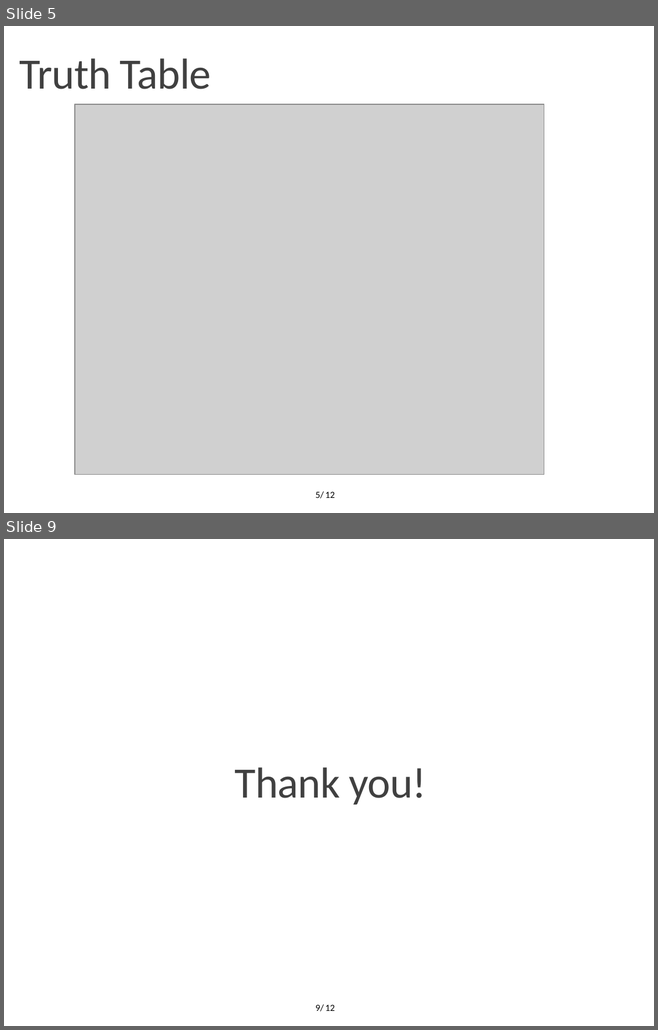
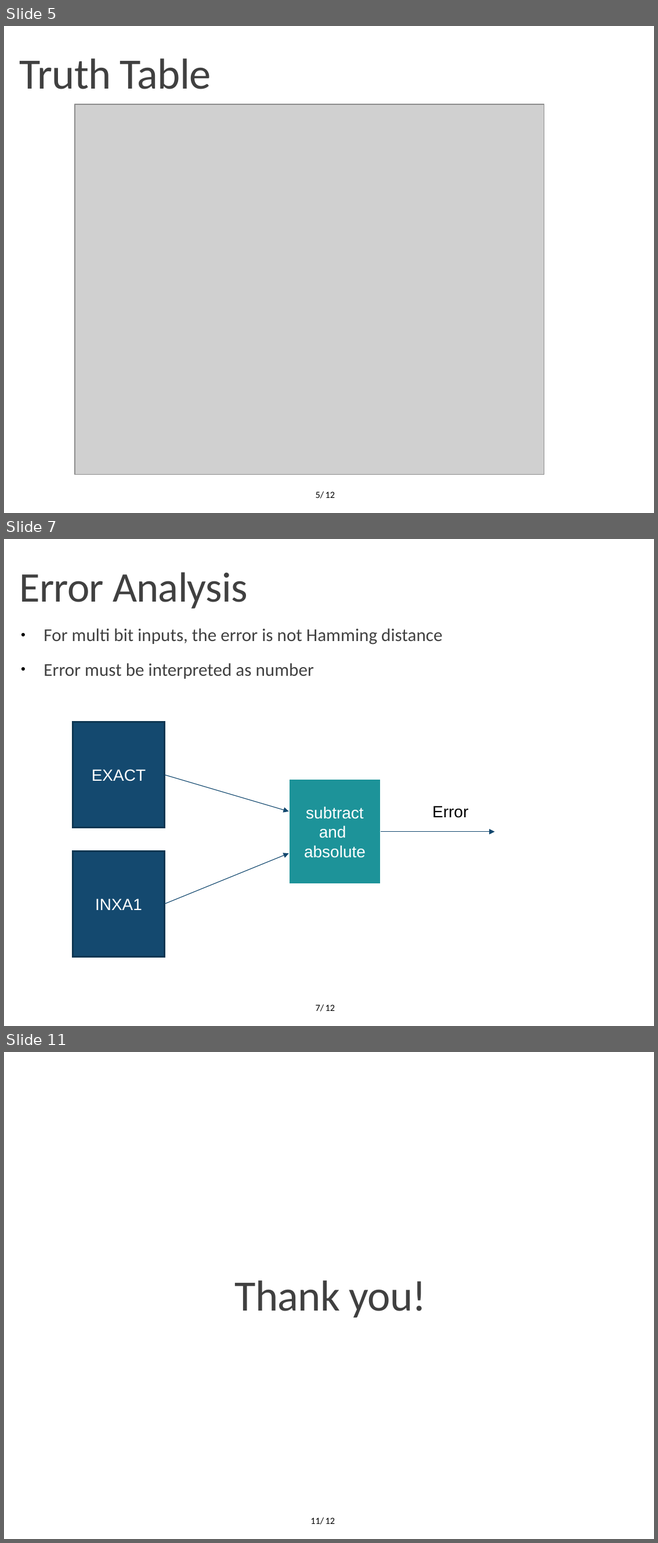
Before and after one commit to OrionLightning/Approximate-Circuit, a slide deck: Presentation Slides/Midterm 23-11-2021.pptx. Shown one above the other, each under a label of ours: slides 5 and 9 before the commit, slides 5, 7 and 11 after it; the slides between them are not shown. The pictures are 658x1030 and 658x1543 pixels, drawn with LibreOffice and Linux fonts; fonts in the diff are those of the drawing; grey boxes stand for pictures; background and template pictures are left out. Boxes give left, top, right and bottom in pixels: in the first picture for what was removed or moved away, otherwise in the second. Text is boxed around its words. In the diff, an @@ line names an element or a change of style, - is before the commit and + after.

```diff
--- a/Presentation Slides/Midterm 23-11-2021.pptx
+++ b/Presentation Slides/Midterm 23-11-2021.pptx
@@ slide 7 added at bbox=[4, 539, 654, 1026], background #FFFFFF; not listed: 1 template element that a slide beside it also shows @@
@@ text added at bbox=[20, 572, 247, 609], 46.8 pt, text #404040 @@
+Error Analysis
@@ text added at bbox=[43, 628, 442, 679], 20 pt, text #404040 @@
+● For multi bit inputs, the error is not Hamming distance
+● Error must be interpreted as number
@@ rectangle added at bbox=[73, 722, 165, 827], fill #14496F, outline #0F3652 2 pt, 18 pt, text #FFFFFF @@
+EXACT
@@ arrow added from (165, 775) to (289, 812), #11486F 0.75 pt @@
@@ rectangle added at bbox=[289, 779, 381, 884], fill #1D9399, outline #FFFFFF 2 pt, 18 pt, text #FFFFFF @@
+subtract and
+absolute
@@ text added at bbox=[432, 806, 468, 818], 18 pt, text #000000 @@
+Error
@@ arrow added from (381, 832) to (495, 832), #11486F 0.75 pt @@
@@ rectangle added at bbox=[73, 852, 165, 957], fill #14496F, outline #0F3652 2 pt, 18 pt, text #FFFFFF @@
+INXA1
@@ arrow added from (165, 904) to (289, 853), #11486F 0.75 pt @@
@@ page number added at bbox=[315, 1004, 324, 1012], 10.5 pt, text #000000 @@
+7/
@@ what was slide 9 is now slide 11 @@
@@ page number at bbox=[310, 1517, 324, 1525]: text changed @@
-9/
+11/
```
Also in this commit, not shown: 4 slides changed, 1 other slide added.
